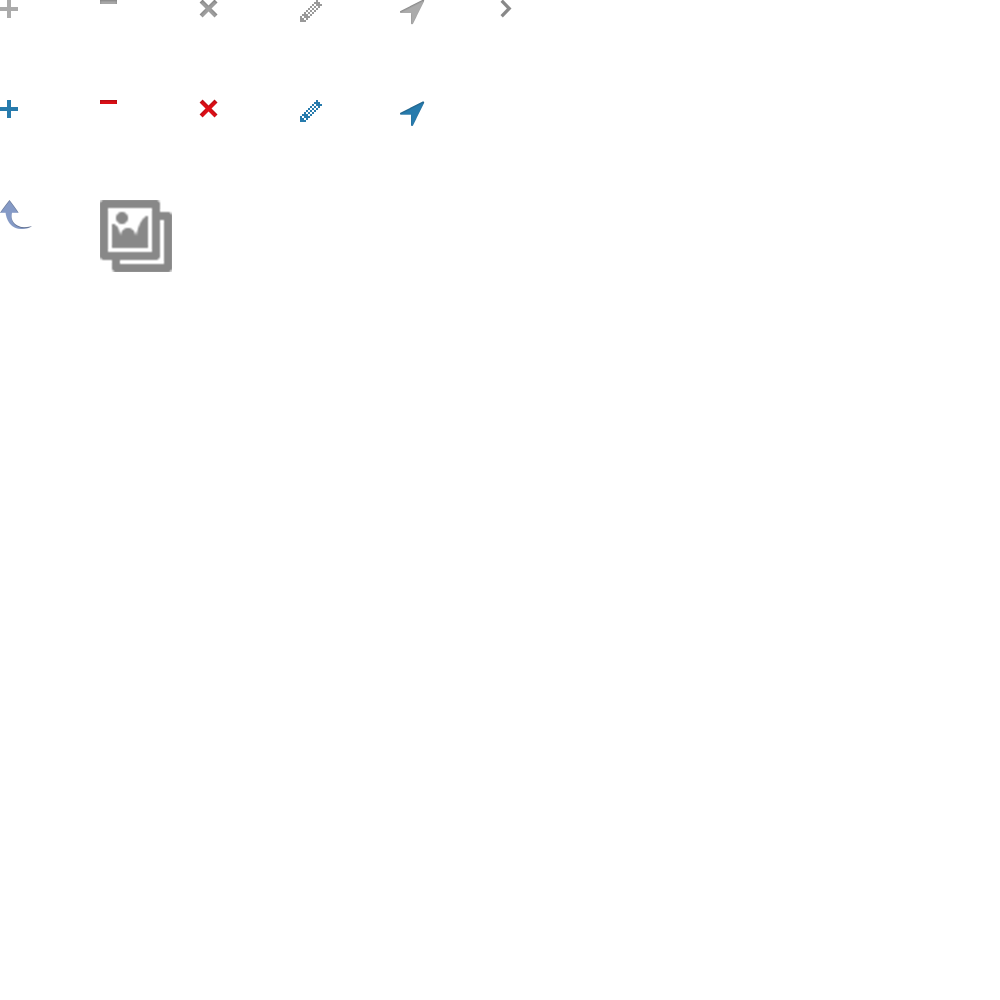
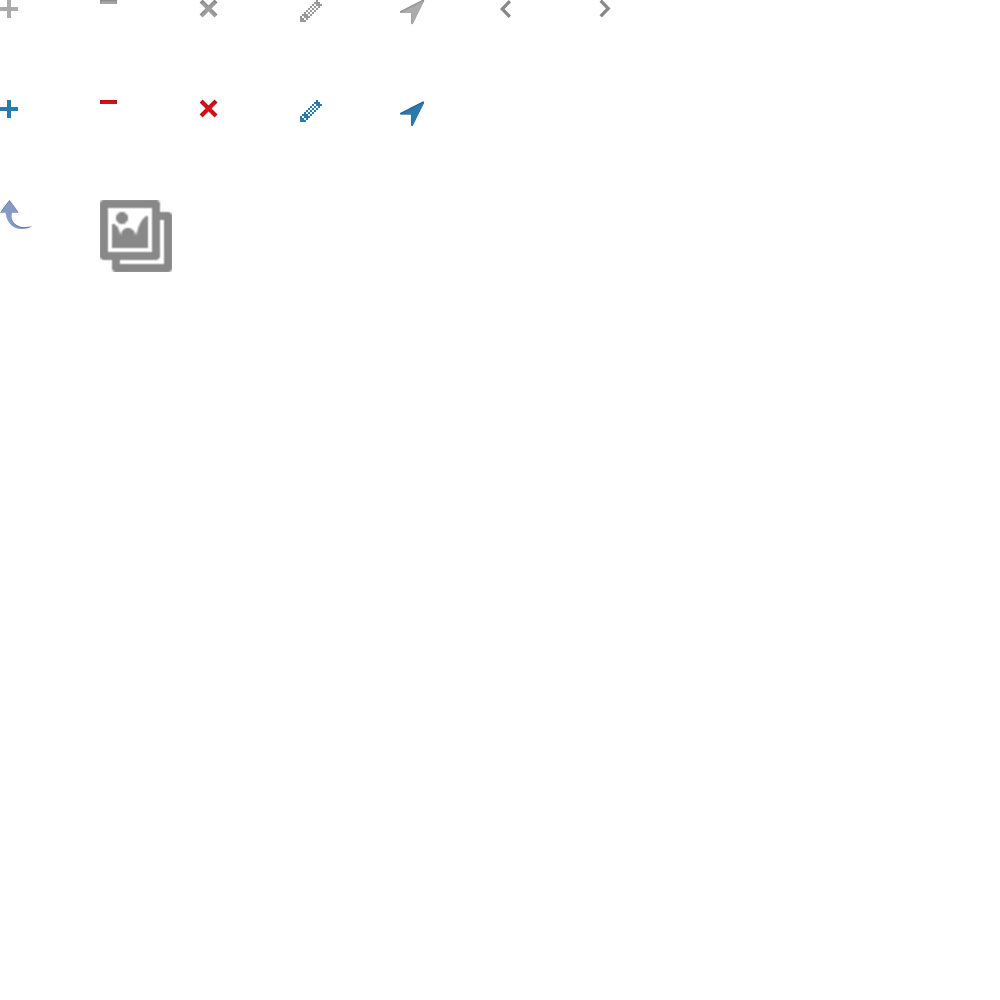
Comparing the layer stacks of the two 1000 × 1000 images. Changes:
added layer "Rectangle 2 copy 2" above "Rectangle 2 copy" over [left=599, top=0, right=611, bottom=18]
painted on "Rectangle 2 copy" over [left=500, top=0, right=512, bottom=18]
